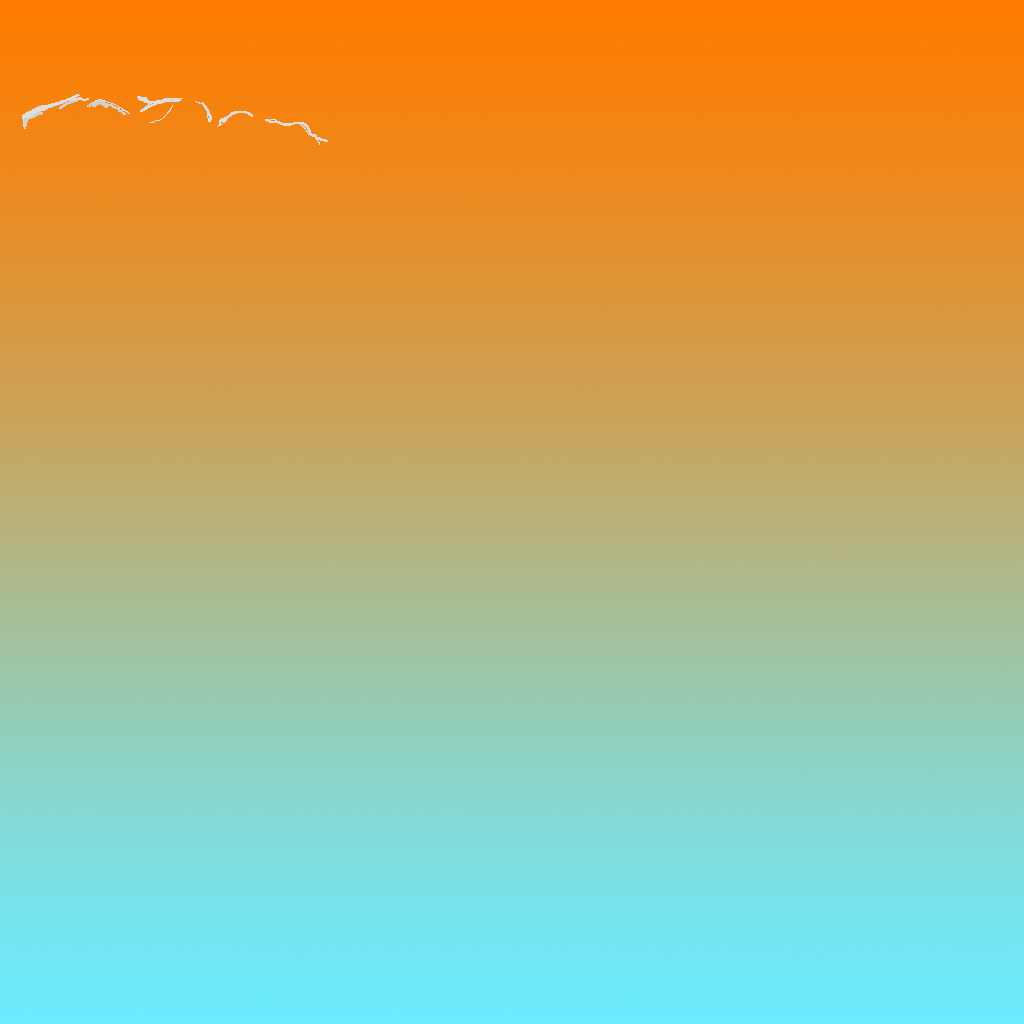
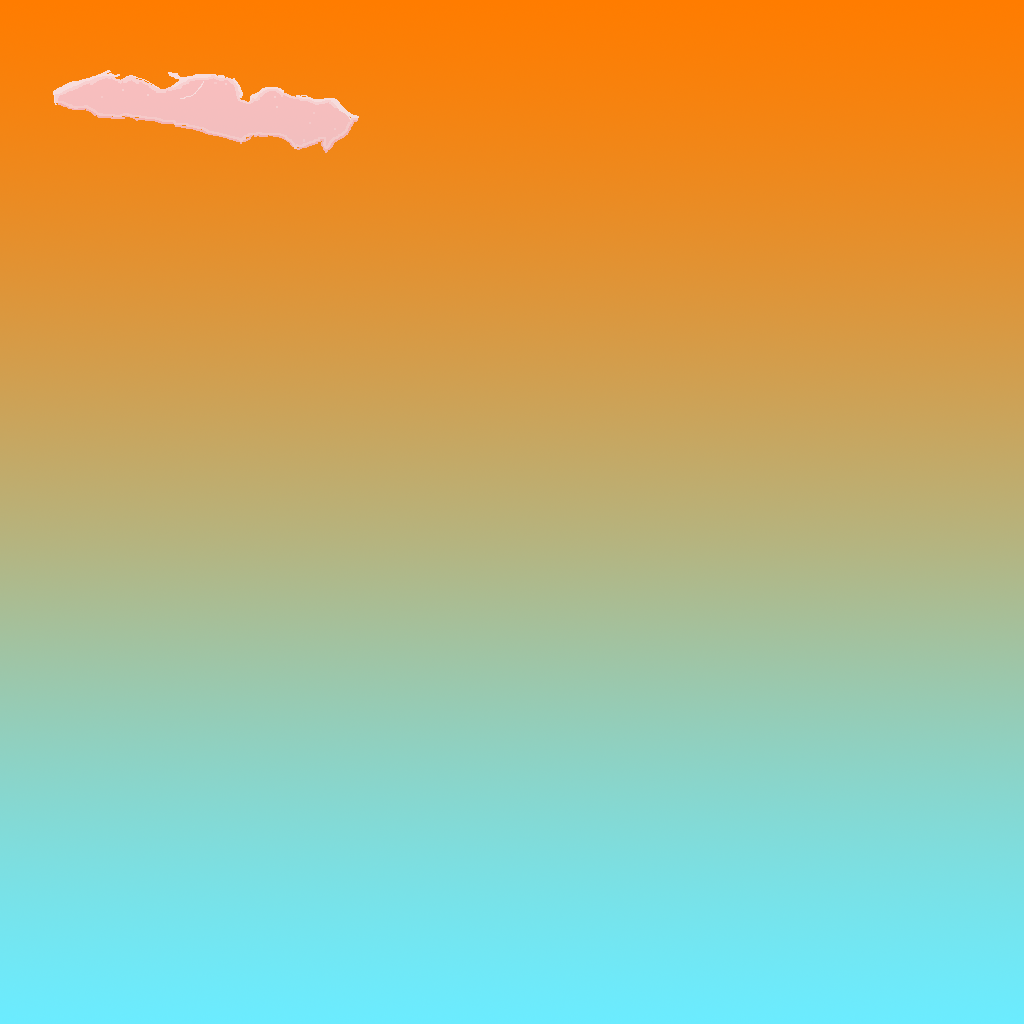
Two versions of the same layered image (1024 x 1024). Layer-by-layer changes:
"Layer 1": blend normal → lighten, painted on it over [22, 70, 359, 153]
painted on "Rectangle 1" over [22, 70, 359, 153]
